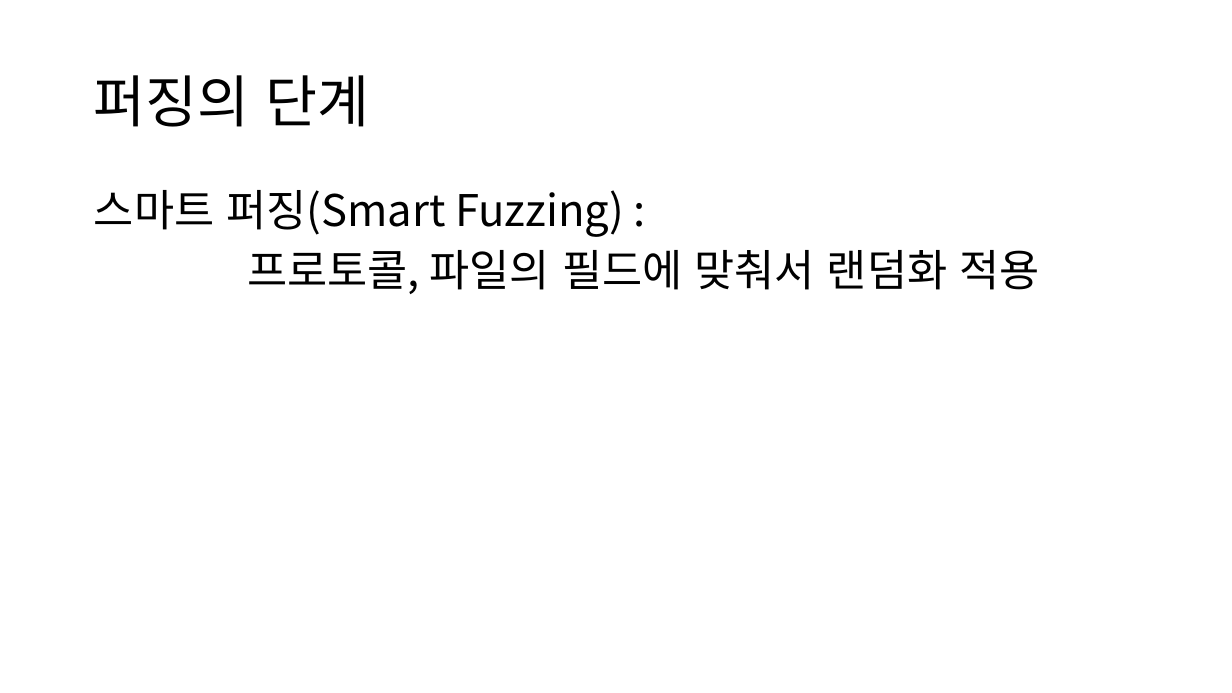
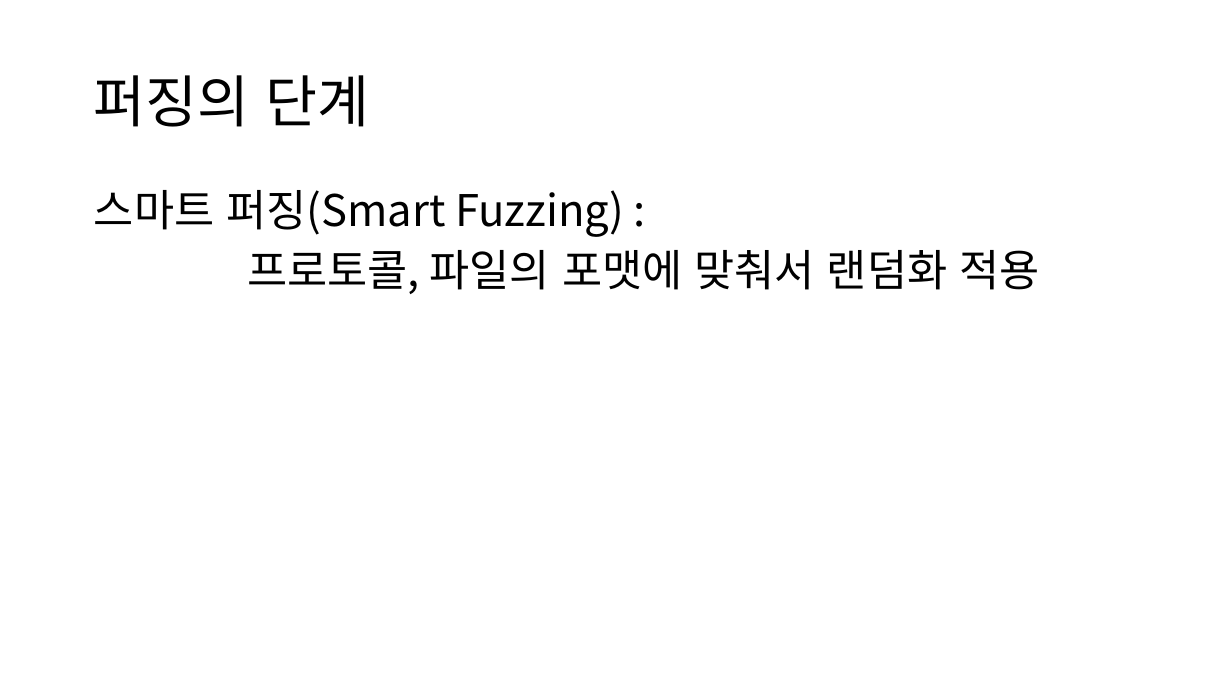
Before and after one commit to gunwooKim-Korea/network-fuzzer, a slide deck: slide 12 of networkfuzzer/Network fuzzer.pptx (slide 17 before the commit). Drawn at 1232x693 pixels with LibreOffice and Linux fonts; fonts in the diff are those of the drawing. Boxes give left, top, right and bottom in pixels: in the first picture for what was removed or moved away, otherwise in the second. Text is boxed around its words. In the diff, an @@ line names an element or a change of style, - is before the commit and + after.

```diff
--- a/networkfuzzer/Network fuzzer.pptx
+++ b/networkfuzzer/Network fuzzer.pptx
@@ text at <box>247,250,1039,294</box>: text changed @@
-프로토콜, 파일의 필드에 맞춰서 랜덤화 적용
+프로토콜, 파일의 포맷에 맞춰서 랜덤화 적용
```
Also in this commit, not shown: 2 other slides changed.
